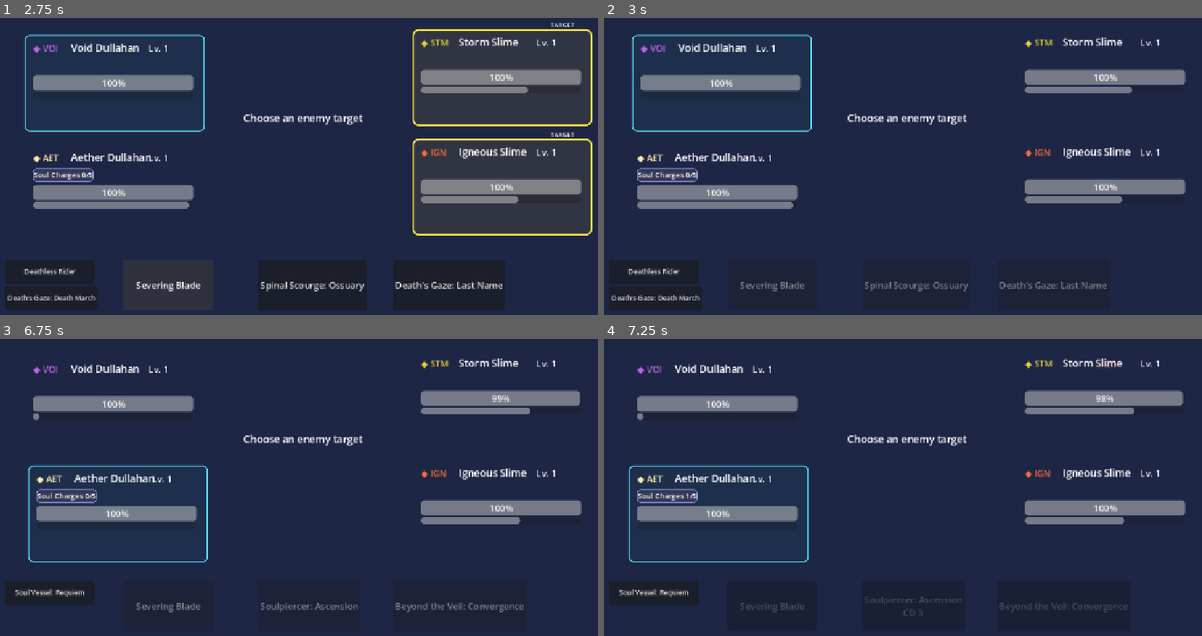
Above: before the commit, frames 1-4 (two rows, left to right).
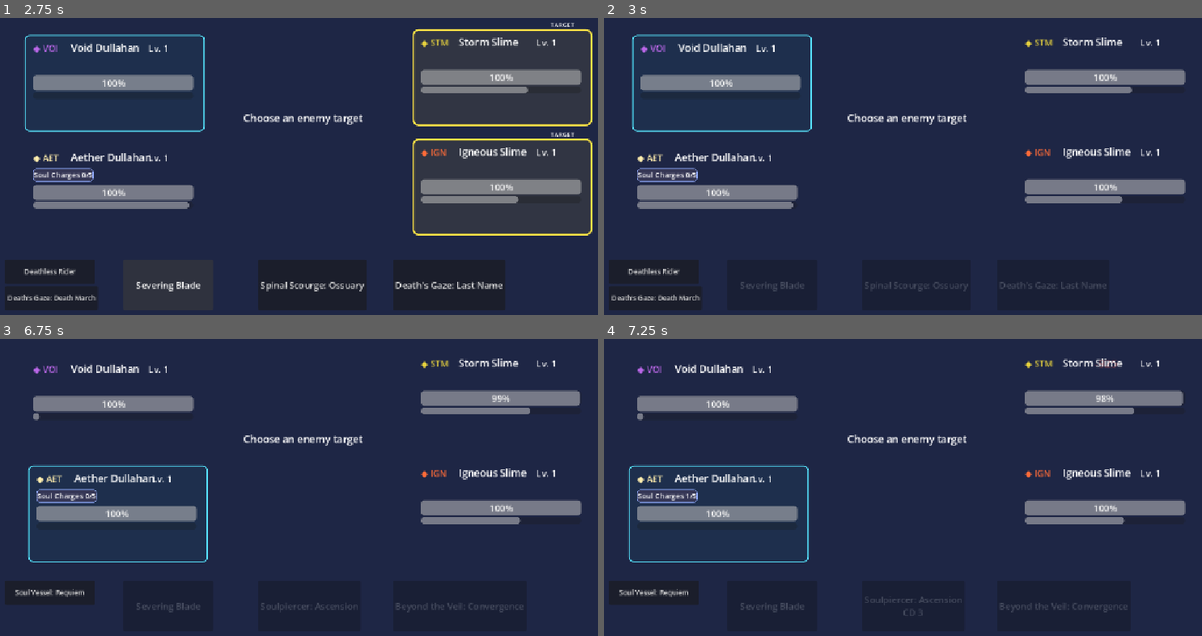
Above: after the commit, the same moments.

Repository: Akharyuu/monster-rpg
Game: Godot game, scene res://scenes/battle/battle_screen.tscn
Two runs of this game, one before a commit and one after it. Both use one fixed random seed, a clock stepped at 60 frames per second and the inputs below.
Inputs (mouse positions are in pixels of both pictures, inside the frame that each line leads up to):
- Up to frame 1 (2.75 s): click "Death's Gaze: Death March" at 0.5 s; click "Deathless Rider" at 1.25 s; click "Severing Blade" at 2 s
- Up to frame 2 (3 s): click (1106, 77) at 2.77 s
- Up to frame 3 (6.75 s): click "Deathless Rider" at 3.5 s; click "Soul Vessel: Requiem" at 4.25 s; click "Soulpiercer: Ascension" at 5 s; click "Beyond the Veil: Convergence" at 5.75 s; click (502, 398) at 6.52 s
- Up to frame 4 (7.25 s): no input

Frame 1 is identical in both runs. In frame 2, 0.4% of the frame differs, in the area x 22-85%, y 88-93%; in frame 3, 0.4%, in the area x 22-88%, y 88-93%; in frame 4, nothing differs.

Commit message:
Keep action buttons dim during unavailable animation and revive phases

Diff:
--- a/godot/scenes/battle/battle_screen.gd
+++ b/godot/scenes/battle/battle_screen.gd
@@ -896,6 +896,7 @@
     pending_special_action = "soul_recall"
     set_target_selection(false)
     set_revive_target_selection(true)
+    update_skill_buttons()
     turn_label.text = "Choose a fallen ally to revive"
 
 
@@ -931,9 +932,9 @@
 
 
 func disable_skill_buttons() -> void:
-    skill_1_button.disabled = true
-    skill_2_button.disabled = true
-    skill_3_button.disabled = true
+    _set_action_button_state(skill_1_button, true)
+    _set_action_button_state(skill_2_button, true)
+    _set_action_button_state(skill_3_button, true)
 
 
 func finish_battle(player_won: bool) -> void:
